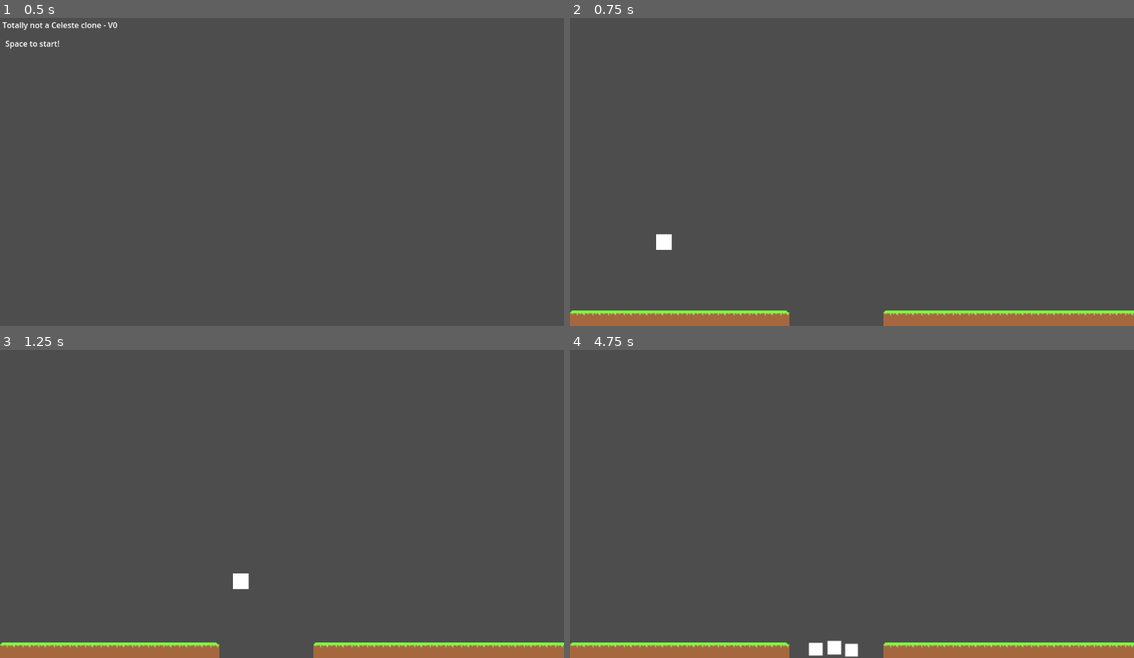
Above: before the commit, frames 1-4 (two rows, left to right).
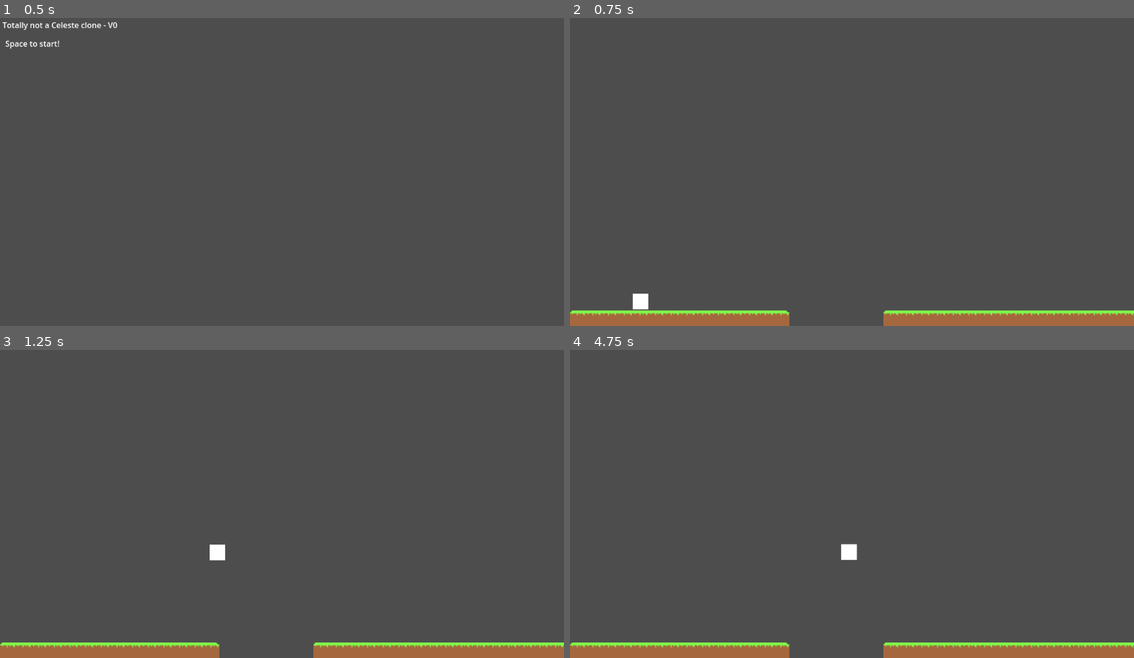
Above: after the commit, the same moments.

Repository: Th3F4ult/Celeste-Mechanics-In-Godot
Game: Godot game, scene res://Godot-Scenes/Main_Menu.tscn
Two runs of this game, one before a commit and one after it. Both use one fixed random seed, a clock stepped at 60 frames per second and the inputs below.
Inputs:
- Up to frame 1 (0.5 s): no input
- Up to frame 2 (0.75 s): tap Enter (ui_accept) at 0.5, 0.6 s; hold Right (ui_right) from 0.53 s (still down)
- Up to frame 3 (1.25 s): keep holding Right (ui_right); tap Enter (ui_accept) at 0.77, 1.07 s
- Up to frame 4 (4.75 s): tap Enter (ui_accept) at 1.35, 1.52, 1.82, 2.1, 2.85, 3.02, 3.32, 3.6, 3.77, 4.07, 4.35, 4.52 s; release Right (ui_right) at 2.03 s; hold Left (ui_left) 2.03-2.78 s; hold Right (ui_right) 2.78-4.28 s; hold Left (ui_left) from 4.28 s (still down)

Frame 1 is identical in both runs. In frame 2, 0.3% of the frame differs, in the area x 11-19%, y 70-95%; in frame 3, 0.3%; in frame 4, 0.5%, in the area x 42-52%, y 62-100%.

Commit message:
Fixed a bug caused by not moving the blocking barriers properly

Diff:
--- a/Godot-Scenes/Levels/level_01.tscn
+++ b/Godot-Scenes/Levels/level_01.tscn
@@ -5,7 +5,7 @@
 [ext_resource type="Script" path="res://Godot-Scipts/Level_1.gd" id="1_x8nll"]
 
 [sub_resource type="RectangleShape2D" id="RectangleShape2D_vmf58"]
-size = Vector2(1158, 17)
+size = Vector2(3646, 17)
 
 [sub_resource type="RectangleShape2D" id="RectangleShape2D_gv2lx"]
 size = Vector2(2, 118)
@@ -21,27 +21,27 @@
 zoom = Vector2(2, 2)
 
 [node name="Char" parent="." instance=ExtResource("1_1apm4")]
-position = Vector2(36, 537)
+position = Vector2(12, 598)
 
 [node name="TileMap" parent="." instance=ExtResource("1_d5nbb")]
 position = Vector2(0, 568)
-layer_0/tile_data = PackedInt32Array(262144, 0, 0, 262145, 6 …(528 unchanged characters)… 262181, 65536, 0, 262182, 65536, 0, 262186, 65536, 0, 262187, 65536, 0, 262188, 65536, 0, 262189, 65536, 0, 262190, 65536, 0, 262191, 65536, 0, 262183, 65536, 0, 262184,  …(591 unchanged characters)…
+layer_0/tile_data = PackedInt32Array(262144, 0, 0, 262145, 6 …(528 unchanged characters)… 262181, 65536, 0, 262182, 65536, 0, 262191, 65536, 0, 262183, 65536, 0, 262184,  …(591 unchanged characters)…
 
 [node name="DeathTrigger" type="Area2D" parent="."]
 position = Vector2(236, 556)
 
 [node name="CollisionShape2D" type="CollisionShape2D" parent="DeathTrigger"]
-position = Vector2(342, 101.5)
+position = Vector2(1586, 101.5)
 shape = SubResource("RectangleShape2D_vmf58")
 
 [node name="Next_area_horizontal_trigger" type="Area2D" parent="."]
 
-[node name="CollisionShape2D" type="CollisionShape2D" parent="Next_area_horizontal_trigger"]
-position = Vector2(578, 573)
+[node name="C01" type="CollisionShape2D" parent="Next_area_horizontal_trigger"]
+position = Vector2(576, 573)
 shape = SubResource("RectangleShape2D_gv2lx")
 
-[node name="CollisionShape2D2" type="CollisionShape2D" parent="Next_area_horizontal_trigger"]
-position = Vector2(1146, 572)
+[node name="C02" type="CollisionShape2D" parent="Next_area_horizontal_trigger"]
+position = Vector2(1131, 572)
 shape = SubResource("RectangleShape2D_gv2lx")
 
 [node name="HITBOXh" type="StaticBody2D" parent="."]
--- a/Godot-Scipts/Level_1.gd
+++ b/Godot-Scipts/Level_1.gd
@@ -12,8 +12,10 @@
 		Globals.CamH = Globals.CamH + 1
 		$Char.position.x = $Char.position.x + 20
 		var currentMark = "Markers/C" + str(Globals.CamH).pad_zeros(2)
-		Globals.currentAreaH =+ 1
-		$HITBOXh.position.x =+ 596
+		Globals.currentAreaH = Globals.currentAreaH + 1
+		$HITBOXh.position.x = $HITBOXh.position.x  + 566
+		print("Moved hitbox to ", $HITBOXh.position.x)
+		print(Globals.currentAreaH)
 		# This so we can come back later
 		var marker = get_node(currentMark)
 		print(currentMark)
--- a/Player.gd
+++ b/Player.gd
@@ -42,10 +42,11 @@
 	if Globals.currentAreaH == 0:
 		position.x = 50
 		position.y = 600
+		print("Respawning at ", position.x)
 	else:
-		position.x = Globals.currentAreaH * 586
+		position.x = Globals.currentAreaH * 600
 		position.y = 600
-
+		print("Respawning at ", position.x)
 	_ready()
 	gravity = ProjectSettings.get_setting("physics/2d/default_gravity")
 	Globals.isDead = false
